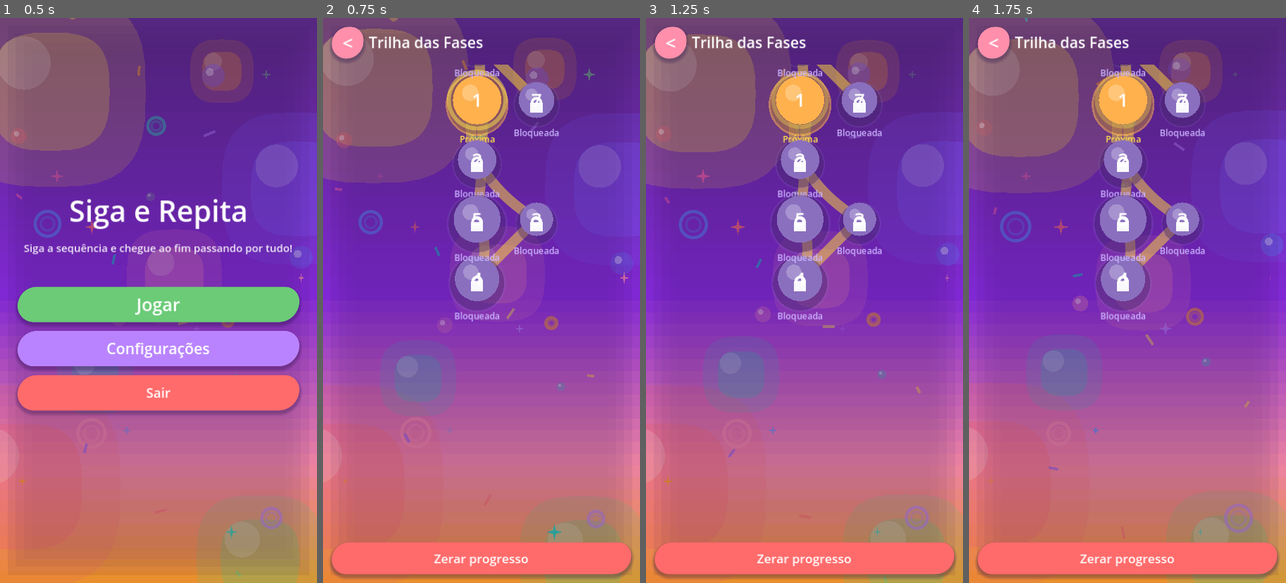
Above: before the commit, frames 1-4 (left to right).
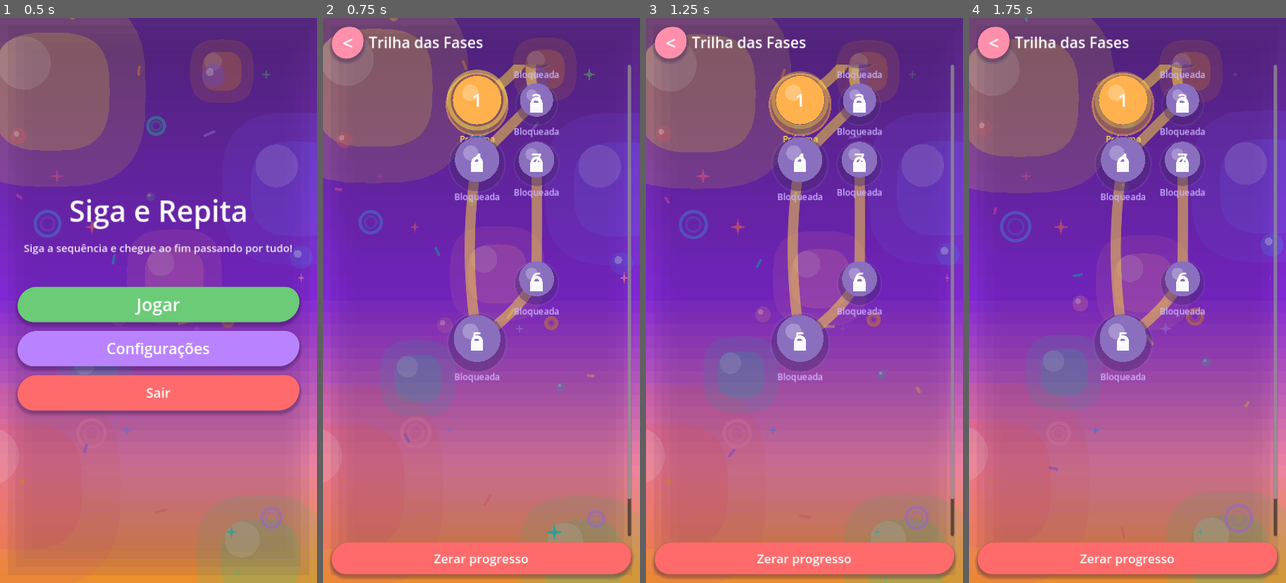
Above: after the commit, the same moments.

Repository: robertoaraujomf/Amarelo-Game-Siga-E-Repita
Game: Godot game, scene res://scenes/ui/MainMenu.tscn
Same seed, same stepped clock (60 frames per second), same inputs: the game is played once before the commit and once after it.
Inputs (mouse positions are in pixels of both pictures, inside the frame that each line leads up to):
- Up to frame 1 (0.5 s): no input
- Up to frame 2 (0.75 s): click "Jogar" at 0.5 s
- Up to frame 3 (1.25 s): no input
- Up to frame 4 (1.75 s): move the mouse to (1197, 272) at 1.27 s; hold Right (move_right) from 1.28 s (still down); click (1197, 272) at 1.42 s

Frame 1 is identical in both runs. In frame 2, 10% of the frame differs, in the area x 39-98%, y 8-92%; in frame 3, 10%; in frame 4, 10%.

Commit message:
fix: evita fases alinhadas e garante rolagem da trilha

Diff:
--- a/scripts/ui/LevelTrail.gd
+++ b/scripts/ui/LevelTrail.gd
@@ -51,6 +51,7 @@
 	var max_y := TOP_PAD
 	for pos in positions:
 		max_y = maxf(max_y, pos.y)
+	max_y = maxf(max_y, TOP_PAD + float(n - 1) * SPACING)
 	custom_minimum_size = Vector2(DESIGN_W, max_y + TOP_PAD * 1.5)
 	queue_redraw()
 
@@ -69,10 +70,14 @@
 	var min_x := DESIGN_W * 0.5
 	var y_min := TOP_PAD - 180.0
 	var y_max := TOP_PAD + float(n + 6) * SPACING
+	var last_dir := Vector2.ZERO
 	for i in range(1, n):
 		var placed := false
-		for _t in range(50):
+		for _t in range(80):
 			var dir: Vector2 = TRAIL_DIRS[rng.randi_range(0, TRAIL_DIRS.size() - 1)]
+			# Evita sequencias longas de movimento puramente vertical.
+			if last_dir.x == 0.0 and dir.x == 0.0:
+				continue
 			var length := rng.randi_range(1, 5)
 			var cand := cur + dir * (float(length) * TRAIL_STEP)
 			if cand.x < min_x or cand.x > DESIGN_W - margin:
@@ -96,17 +101,33 @@
 			segments.append({"a": cur, "b": cand})
 			pts.append(cand)
 			cur = cand
+			last_dir = dir
 			placed = true
 			break
 		if not placed:
-			var cand := cur + Vector2(0.0, TRAIL_STEP)
+			# Fallback variado (nunca reto vertical).
+			var fallbacks := [Vector2(1, 1), Vector2(-1, 1), Vector2(1, 0), Vector2(1, -1)]
+			var fb: Vector2 = fallbacks[rng.randi_range(0, fallbacks.size() - 1)]
+			var cand := cur + fb * (2.0 * TRAIL_STEP)
 			if cand.x < min_x:
 				cand.x = min_x
 			if cand.x > DESIGN_W - margin:
 				cand.x = DESIGN_W - margin
+			if cand.y < y_min:
+				cand.y = y_min
+			if cand.y > y_max:
+				cand.y = y_max
 			segments.append({"a": cur, "b": cand})
 			pts.append(cand)
 			cur = cand
+			last_dir = fb
+	# Garante altura minima para permitir rolagem.
+	var max_y := TOP_PAD
+	for p in pts:
+		max_y = maxf(max_y, p.y)
+	if max_y < TOP_PAD + float(n - 1) * SPACING:
+		max_y = TOP_PAD + float(n - 1) * SPACING
+	# (max_y usado fora? armazena em pts? nao)
 	return pts
 
 
